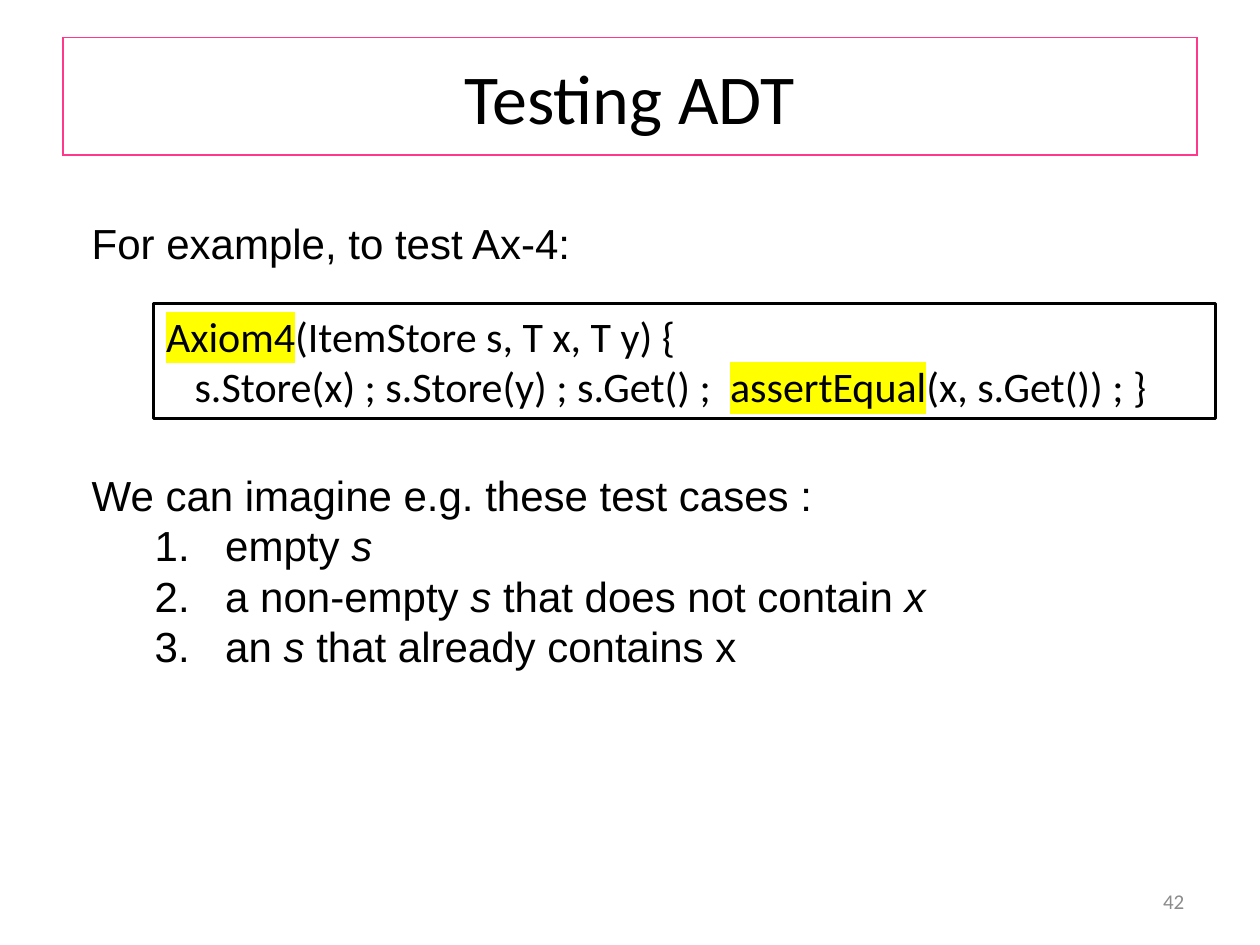
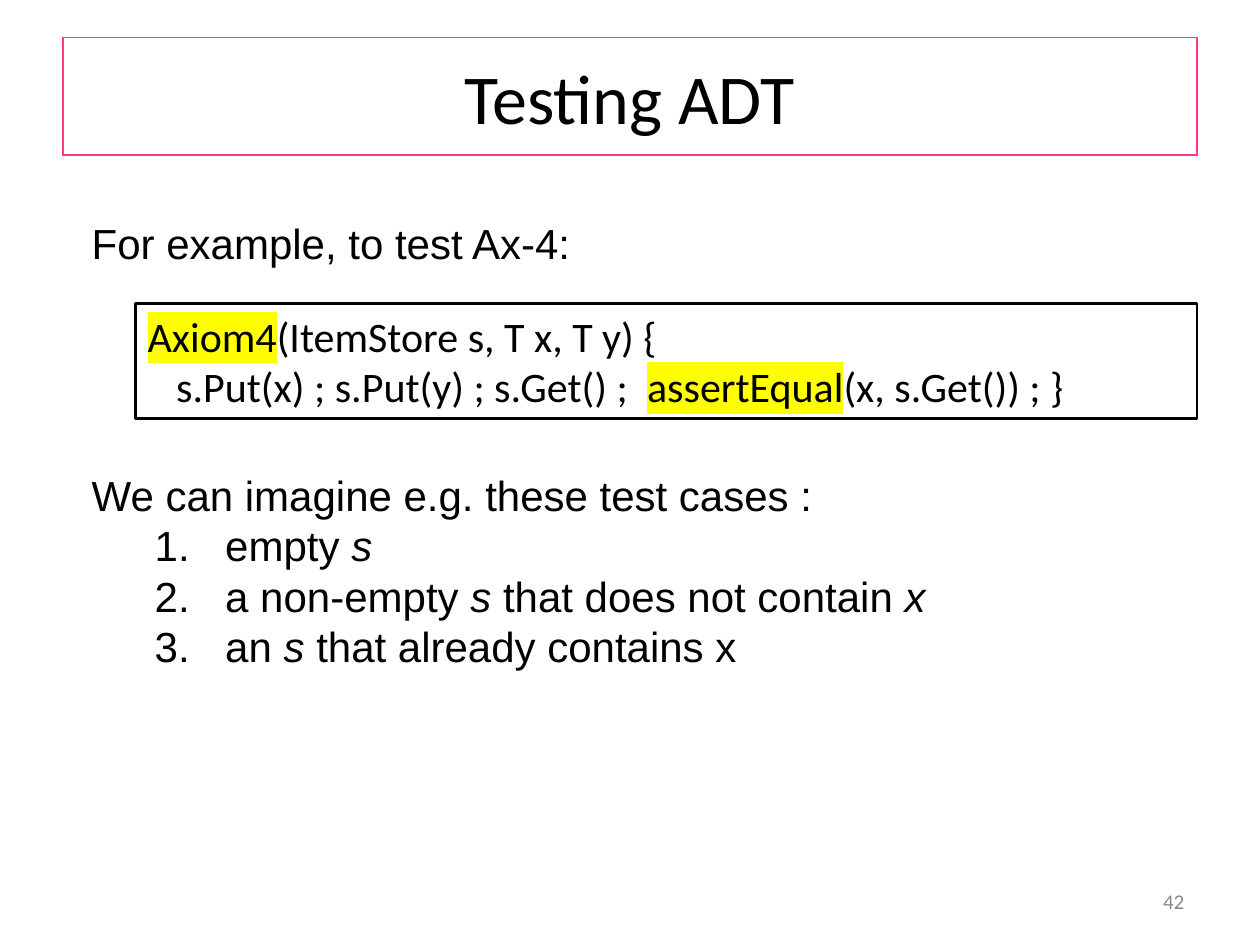
Before and after one commit to wooshrow/b3stv, a slide deck: slide 42 of slides/ut.pptx. Drawn at 1260x945 pixels with LibreOffice and Linux fonts; fonts in the diff are those of the drawing. Boxes give left, top, right and bottom in pixels: in the first picture for what was removed or moved away, otherwise in the second. Text is boxed around its words. In the diff, an @@ line names an element or a change of style, - is before the commit and + after.

```diff
--- a/slides/ut.pptx
+++ b/slides/ut.pptx
@@ rectangle "Axiom4(ItemStore s, T x, T ...": place and size @@
-rectangle "Axiom4(ItemStore s, T x, T ..." at (154,304,1216,418)
+rectangle "Axiom4(ItemStore s, T x, T ..." at (135,304,1197,418)
@@ text in rectangle at (148,317,1020,412): text changed @@
-  Axiom4(ItemStore s, T x, T y) {
-  s.Store(x) ; s.Store(y) ; s.Get() ; assertEqual(x, s.Get()) ; }
+  Axiom4(ItemStore s, T x, T y) {
+  s.Put(x) ; s.Put(y) ; s.Get() ; assertEqual(x, s.Get()) ; }
```
Also in this commit, not shown: 2 other slides changed, 4 other files.
